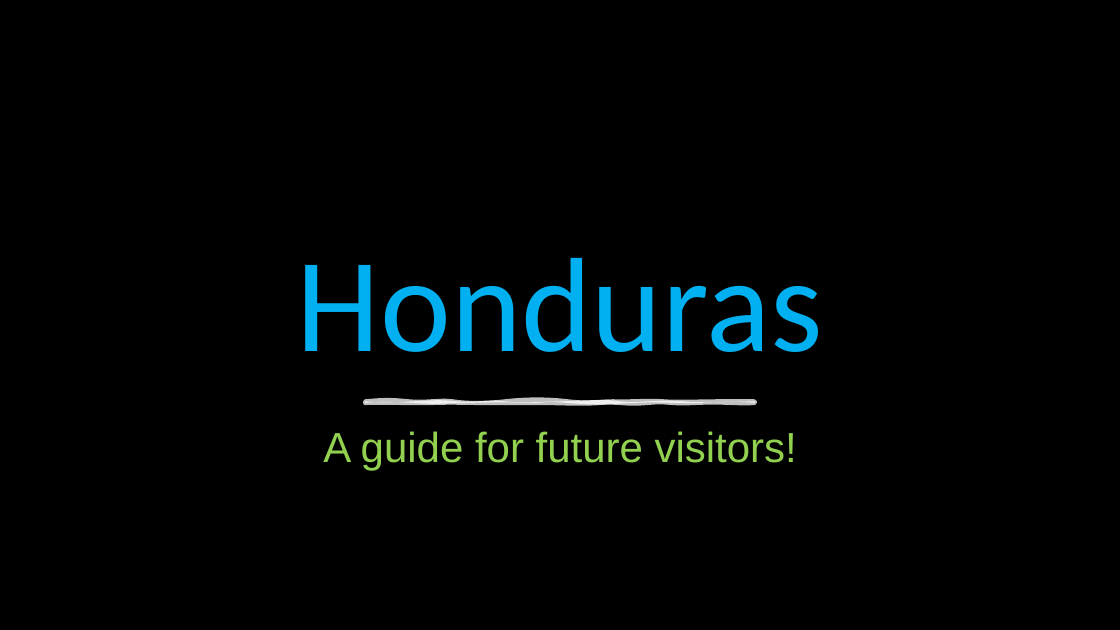
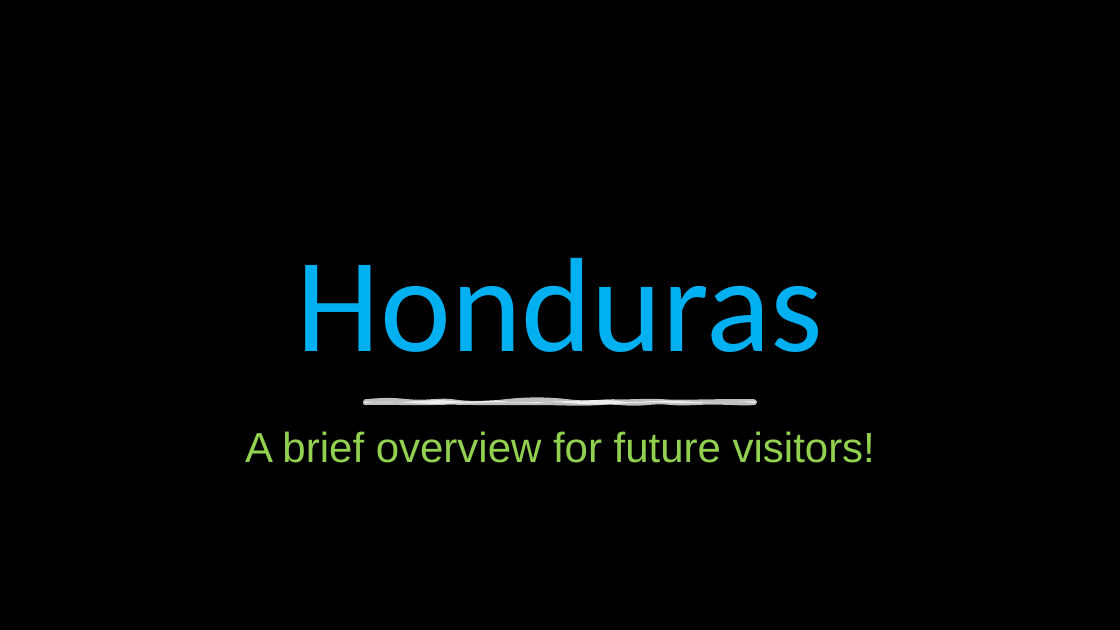
Before and after one commit to EmanuelACS/spanish-language-intro, a slide deck: slide 1 of CountryIntroduction/HondurasPrez.pptx. Drawn at 1120x630 pixels with LibreOffice and Linux fonts; fonts in the diff are those of the drawing; background and template pictures are left out. Boxes give left, top, right and bottom in pixels: in the first picture for what was removed or moved away, otherwise in the second. Text is boxed around its words. In the diff, an @@ line names an element or a change of style, - is before the commit and + after.

```diff
--- a/CountryIntroduction/HondurasPrez.pptx
+++ b/CountryIntroduction/HondurasPrez.pptx
@@ subtitle at (245,431,875,463): text changed @@
-A guide for future visitors!
+A brief overview for future visitors!
```
Also in this commit, not shown: 8 slides added, 5 slides removed, 2 other files.
